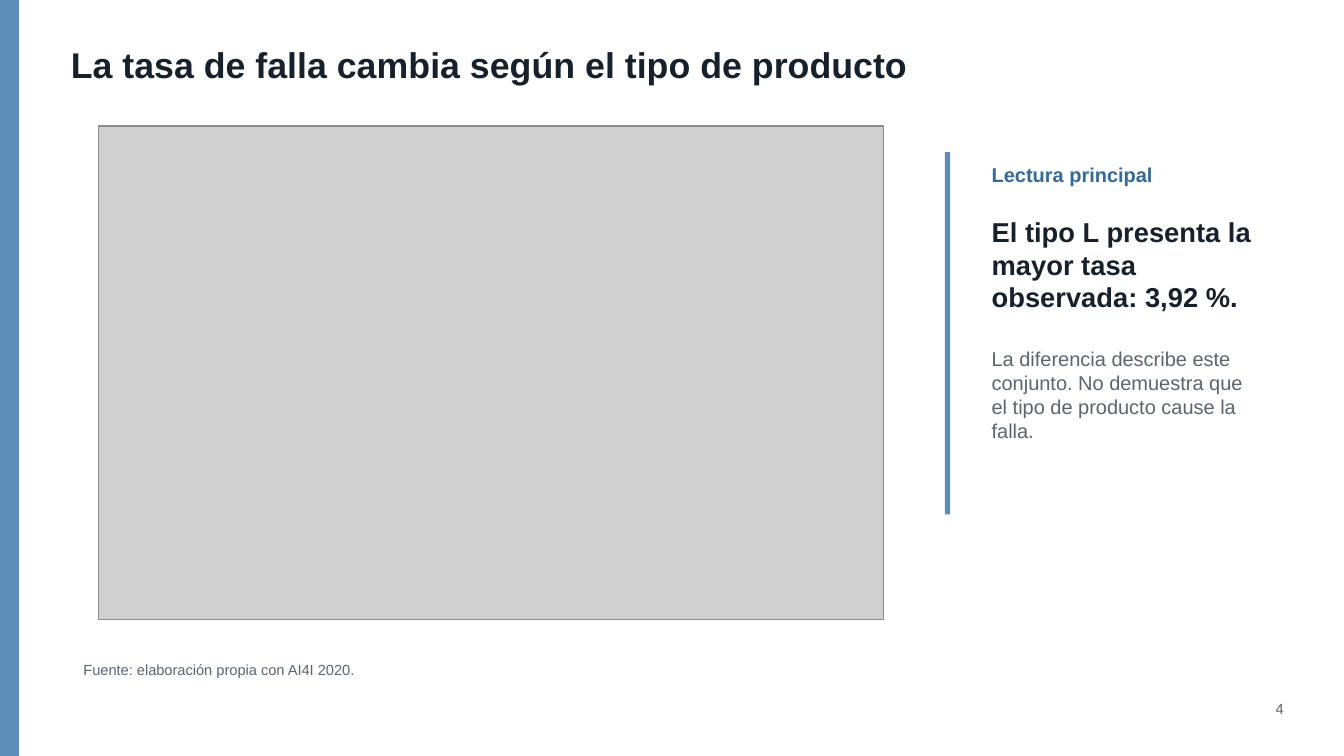
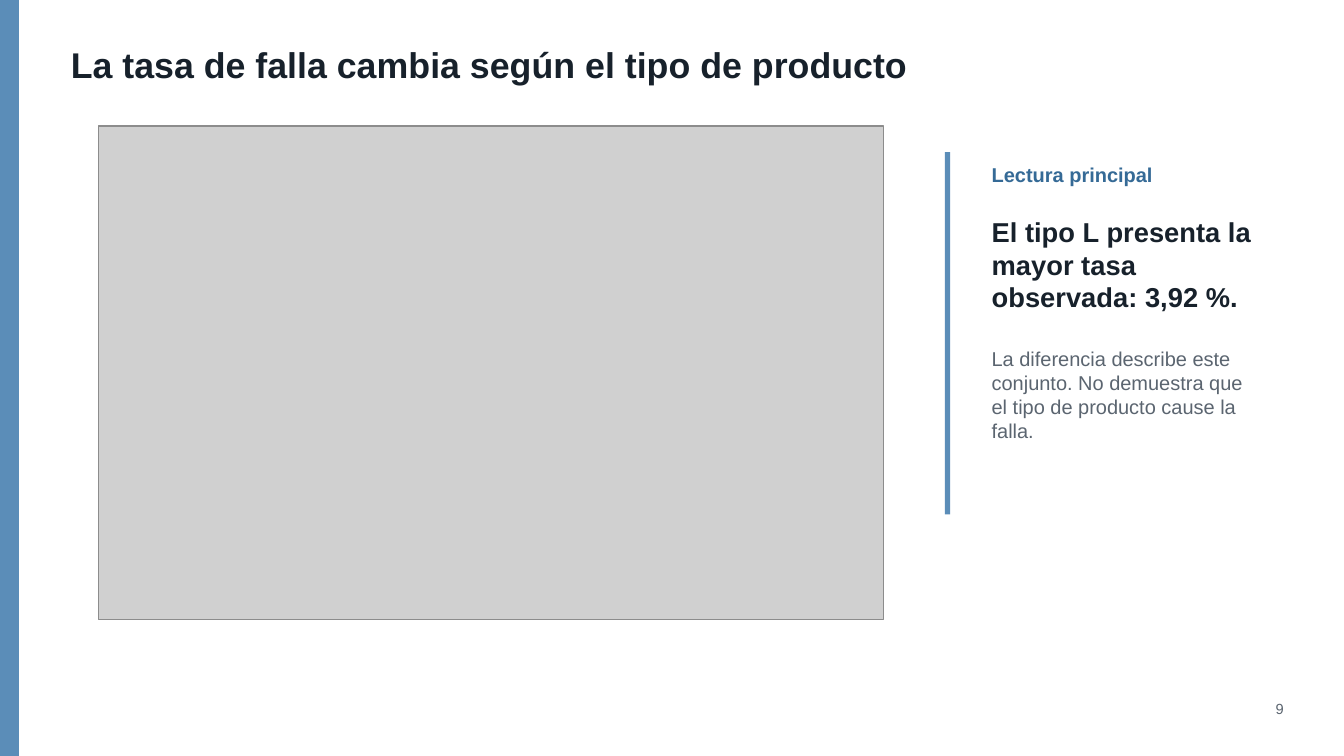
Before and after one commit to alexander-seor/proyecto-grupo9-mcdi500, a slide deck: slide 9 of F4/presentacion_f4_grupo9.pptx (slide 4 before the commit). Drawn at 1344x756 pixels with LibreOffice and Linux fonts; fonts in the diff are those of the drawing; grey boxes stand for pictures. Boxes give left, top, right and bottom in pixels: in the first picture for what was removed or moved away, otherwise in the second. Text is boxed around its words. In the diff, an @@ line names an element or a change of style, - is before the commit and + after.

```diff
--- a/F4/presentacion_f4_grupo9.pptx
+++ b/F4/presentacion_f4_grupo9.pptx
@@ text removed at box(83, 664, 355, 678) @@
-Fuente: elaboración propia con AI4I 2020.
@@ text at box(1276, 704, 1284, 714): text changed @@
-4
+9
```
Also in this commit, not shown: 5 other slides changed, 6 slides added, 1 slide removed.
